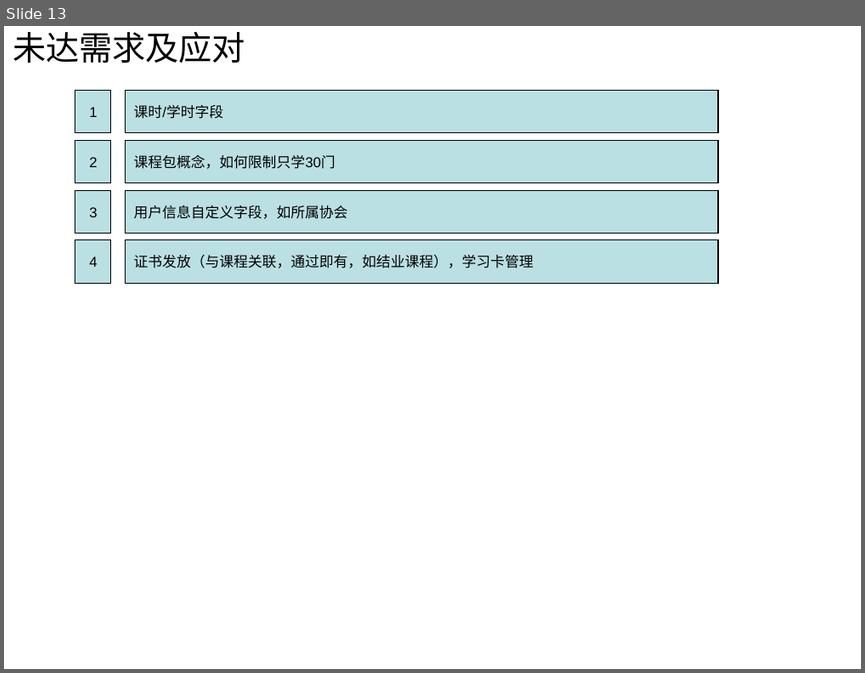
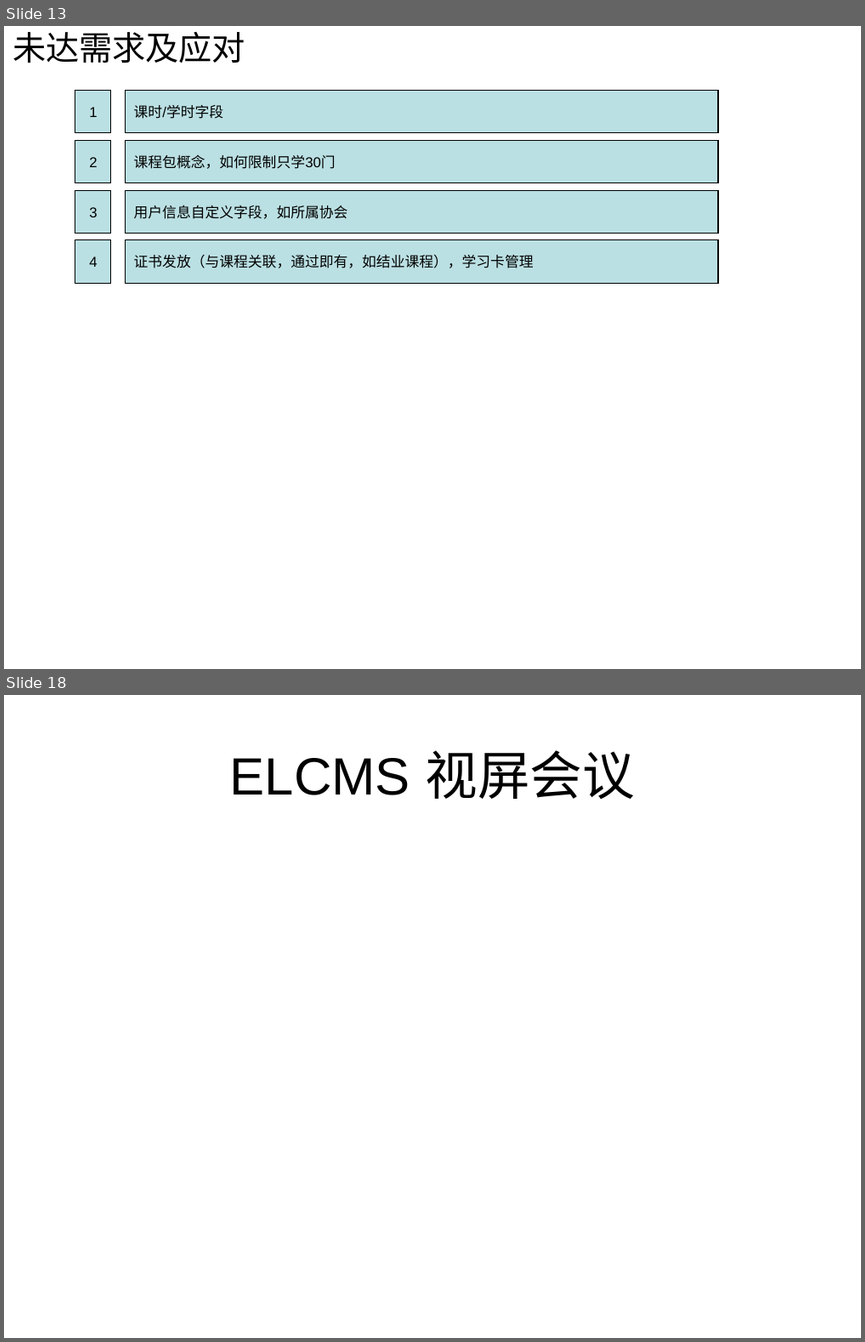
Before and after one commit to huhongjun/mydokeos, a slide deck: docu/Dokeos-lcms.ppt. Shown one above the other, each under a label of ours: slide 13 before the commit, slides 13 and 18 after it; the slides between them are not shown. The pictures are 865x673 and 865x1342 pixels, drawn with LibreOffice and Linux fonts; fonts in the diff are those of the drawing. Boxes give left, top, right and bottom in pixels: in the first picture for what was removed or moved away, otherwise in the second. Text is boxed around its words. In the diff, an @@ line names an element or a change of style, - is before the commit and + after.

```diff
--- a/docu/Dokeos-lcms.ppt
+++ b/docu/Dokeos-lcms.ppt
@@ slide 18 added at (x1=4, y1=695, x2=861, y2=1338), background #FFFFFF @@
@@ title added at (x1=230, y1=750, x2=634, y2=799), 44 pt, text #000000 @@
+ELCMS 视屏会议
```
Also in this commit, not shown: 1 slide changed, 5 other slides added, 1 other file.
